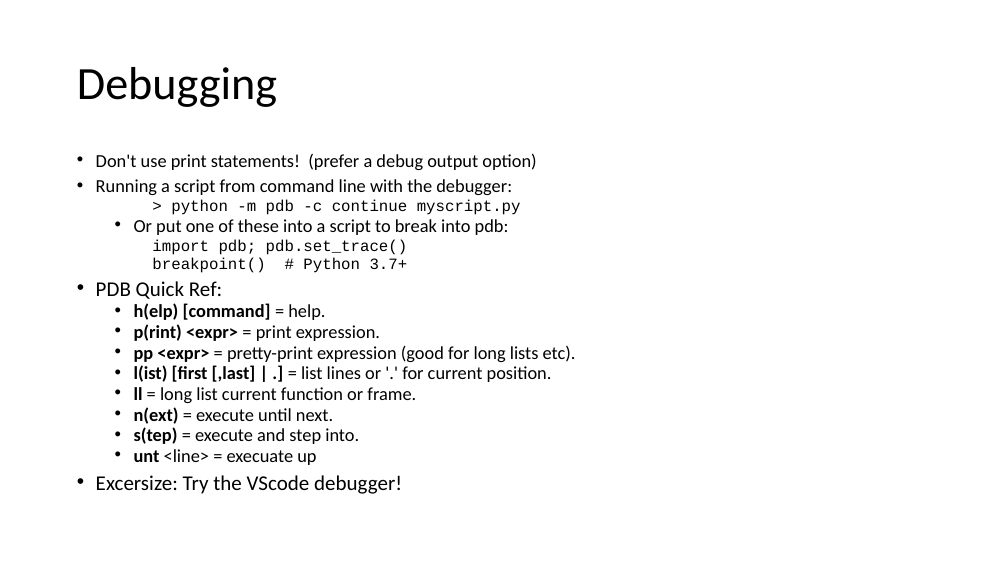
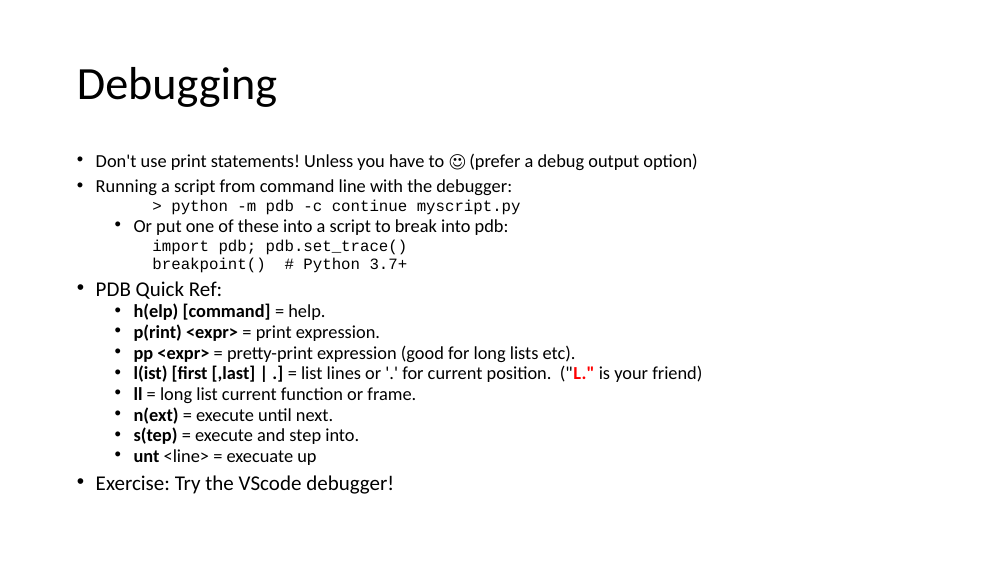
Before and after one commit to mrkbutty/PythonTutButty01, a slide deck: slide 30 of PyTut1_Intro.pptx (slide 27 before the commit). Drawn at 1008x567 pixels with LibreOffice and Linux fonts; fonts in the diff are those of the drawing. Boxes give left, top, right and bottom in pixels: in the first picture for what was removed or moved away, otherwise in the second. Text is boxed around its words. In the diff, an @@ line names an element or a change of style, - is before the commit and + after.

```diff
--- a/PyTut1_Intro.pptx
+++ b/PyTut1_Intro.pptx
@@ text at [96, 153, 697, 170]: text changed @@
-• Don't use print statements! (prefer a debug output option)
+• Don't use print statements! Unless you have to ☺ (prefer a debug output option)
@@ text at [134, 365, 702, 382]: text changed @@
-  • l(ist) [first [,last] | .] = list lines or '.' for current position.
+  • l(ist) [first [,last] | .] = list lines or '.' for current position. ("L." is your friend)
@@ text at [96, 475, 394, 494]: text changed @@
-• Excersize: Try the VScode debugger!
+• Exercise: Try the VScode debugger!
```
Also in this commit, not shown: 15 other slides changed, 6 slides added, 3 slides removed, 2 other files.
